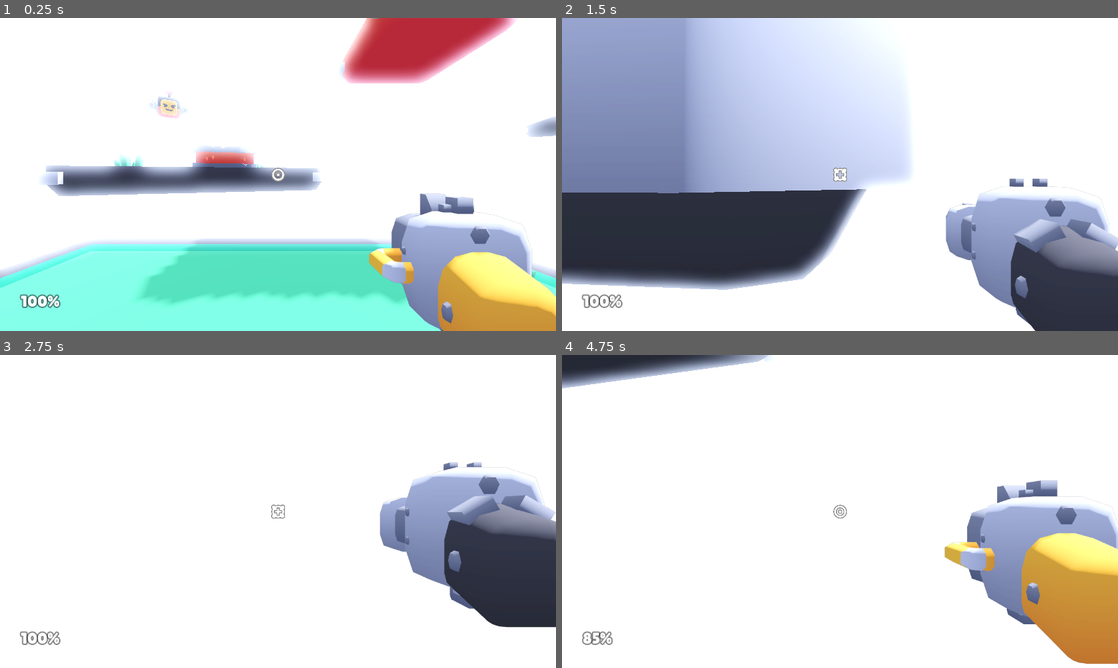
Above: before the commit, frames 1-4 (two rows, left to right).
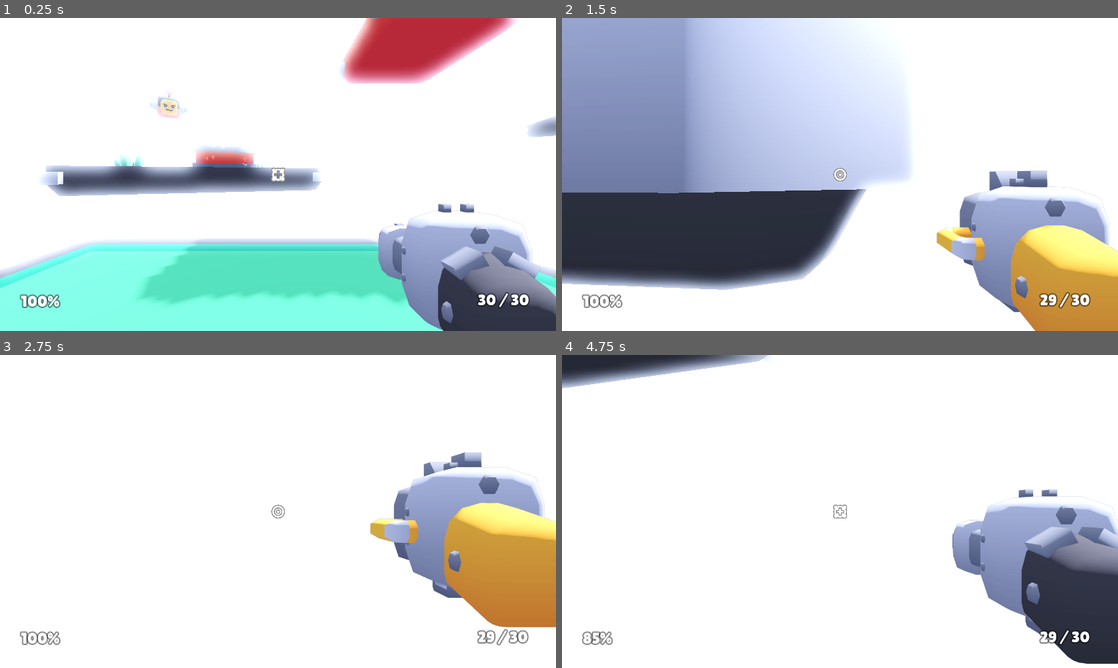
Above: after the commit, the same moments.

Repository: maidangkhanh/Blasher
Game: Godot game, scene res://scenes/main.tscn
Same seed, same stepped clock (60 frames per second), same inputs: the game is played once before the commit and once after it.
Inputs (mouse positions are in pixels of both pictures, inside the frame that each line leads up to):
- Up to frame 1 (0.25 s): no input
- Up to frame 2 (1.5 s): move the mouse to (867, 174) at 0.52 s; hold W (move_forward) from 0.53 s (still down); tap E (weapon_toggle) at 0.6 s; tap Space (jump) at 0.77 s; move the mouse to (812, 174) at 1.27 s; click (812, 174) at 1.35 s
- Up to frame 3 (2.75 s): keep holding W (move_forward); tap Space (jump) at 1.52 s; tap E (weapon_toggle) at 1.55, 2.1 s; move the mouse to (289, 505) at 2.02 s
- Up to frame 4 (4.75 s): keep holding W (move_forward); move the mouse to (834, 517) at 2.77 s; tap E (weapon_toggle) at 2.85, 3.8, 4.35 s; tap Space (jump) at 3.02, 3.77, 4.52 s; move the mouse to (878, 514) at 3.52 s; click (878, 514) at 3.6 s; move the mouse to (795, 508) at 4.27 s

The runs differ from the first frame. In frame 1, 6.2% of the frame differs, in the area x 48-100%, y 47-100%; in frame 2, 7.6%; in frame 3, 8.9%, in the area x 48-100%, y 31-93%; in frame 4, 8.0%.

Commit message:
Add files via upload

Diff:
--- a/Starter-Kit-FPS-44334edba0bd0d6efa00fbe5c6fe5b5813655302/objects/player.gd
+++ b/Starter-Kit-FPS-44334edba0bd0d6efa00fbe5c6fe5b5813655302/objects/player.gd
@@ -32,6 +32,9 @@
 var tween:Tween
 
 signal health_updated
+
+signal ammo_updated(ammo_description)
+signal finished_reload
 
 @onready var camera = $Head/Camera
 @onready var raycast = $Head/Camera/RayCast
@@ -39,6 +42,7 @@
 @onready var container = $Head/Camera/SubViewportContainer/SubViewport/CameraItem/Container
 @onready var sound_footsteps = $SoundFootsteps
 @onready var blaster_cooldown = $Cooldown
+@onready var reload_timer = $"Reload Timer"
 
 @export var crosshair:TextureRect
 
@@ -56,6 +60,8 @@
 
 	handle_controls(delta)
 	handle_gravity(delta)
+
+
 
 	# Movement
 
@@ -126,11 +132,14 @@
 
 	movement_velocity = input.normalized() * movement_speed
 
-
-
 	# Shooting
 
 	action_shoot()
+	# HUD displaying
+	if weapon != null:
+		if weapon.mag_empty() && reload_timer.is_stopped():
+			print("got here")
+			finished_reload.emit() # Signaling reloading is completed
 
 	# Jumping
 
@@ -176,7 +185,12 @@
 
 	if Input.is_action_pressed("shoot"):
 
-		if !blaster_cooldown.is_stopped(): return # Cooldown for shooting
+		if !blaster_cooldown.is_stopped() or !reload_timer.is_stopped(): return # Cooldown for shooting or in reloading
+
+		# Auto reload if press shoot while magazine is empty
+		if weapon.mag_empty() and reload_timer.is_stopped():
+			start_reload()
+			return
 
 		Audio.play(weapon.sound_shoot)
 
@@ -197,7 +211,8 @@
 		blaster_cooldown.start(weapon.cooldown)
 
 		# Shoot the weapon, amount based on shot count
-
+		weapon.shoot()
+		ammo_update()
 		for n in weapon.shot_count:
 
 			raycast.target_position.x = randf_range(-weapon.spread, weapon.spread)
@@ -236,6 +251,7 @@
 		initiate_change_weapon(weapon_index)
 
 		Audio.play("sounds/weapon_change.ogg")
+		ammo_update()
 
 # Initiates the weapon changing animation (tween)
 
@@ -276,11 +292,21 @@
 
 	raycast.target_position = Vector3(0, 0, -1) * weapon.max_distance
 	crosshair.texture = weapon.crosshair
+	ammo_update()
 
 func damage(amount):
-
 	health -= amount
 	health_updated.emit(health) # Update health on HUD
 
 	if health < 0:
 		get_tree().reload_current_scene() # Reset when out of health
+
+func start_reload():
+	reload_timer.start(weapon.reload_time)
+
+func ammo_update():
+	ammo_updated.emit(str(weapon.current_ammo) + " / " + str(weapon.max_ammo))
+
+func _on_finished_reload():
+	weapon.reload()
+	ammo_update()
--- a/Starter-Kit-FPS-44334edba0bd0d6efa00fbe5c6fe5b5813655302/objects/player.tscn
+++ b/Starter-Kit-FPS-44334edba0bd0d6efa00fbe5c6fe5b5813655302/objects/player.tscn
@@ -14,7 +14,7 @@
 [node name="Player" type="CharacterBody3D"]
 transform = Transform3D(1, 0, 0, 0, 1, 0, 0, 0, 1, 0, 0.5, 0)
 script = ExtResource("1_ffboj")
-weapons = Array[Resource("res://scripts/weapon.gd")]([ExtResource("3_kr4p8"), ExtResource("2_6epbw")])
+weapons = Array[Resource("res://scripts/weapon.gd")]([ExtResource("2_6epbw"), ExtResource("3_kr4p8")])
 
 [node name="Collider" type="CollisionShape3D" parent="."]
 transform = Transform3D(1, 0, 0, 0, 1, 0, 0, 0, 1, 0, 0.55, 0)
@@ -75,3 +75,7 @@
 
 [node name="Cooldown" type="Timer" parent="."]
 one_shot = true
+
+[node name="Reload Timer" type="Timer" parent="."]
+
+[connection signal="finished_reload" from="." to="." method="_on_finished_reload"]
--- a/Starter-Kit-FPS-44334edba0bd0d6efa00fbe5c6fe5b5813655302/scenes/main.tscn
+++ b/Starter-Kit-FPS-44334edba0bd0d6efa00fbe5c6fe5b5813655302/scenes/main.tscn
@@ -11,6 +11,12 @@
 [ext_resource type="PackedScene" uid="uid://d2g78tpqbyf5g" path="res://objects/enemy.tscn" id="8_7ty2f"]
 
 [sub_resource type="LabelSettings" id="LabelSettings_fpmwk"]
+font = ExtResource("3_w27de")
+font_size = 36
+outline_size = 12
+outline_color = Color(0, 0, 0, 0.470588)
+
+[sub_resource type="LabelSettings" id="LabelSettings_dq8fl"]
 font = ExtResource("3_w27de")
 font_size = 36
 outline_size = 12
@@ -57,6 +63,16 @@
 text = "100%"
 label_settings = SubResource("LabelSettings_fpmwk")
 vertical_alignment = 2
+
+[node name="Gun HUD" type="Node" parent="HUD"]
+
+[node name="Ammo" type="Label" parent="HUD/Gun HUD"]
+offset_left = 1100.0
+offset_top = 627.0
+offset_right = 1229.0
+offset_bottom = 672.0
+text = "30 / 30"
+label_settings = SubResource("LabelSettings_dq8fl")
 
 [node name="Enemies" type="Node" parent="."]
 
@@ -119,4 +135,5 @@
 
 [node name="Decoration" type="Node" parent="."]
 
+[connection signal="ammo_updated" from="Player" to="HUD" method="_on_player_ammo_updated"]
 [connection signal="health_updated" from="Player" to="HUD" method="_on_health_updated"]
--- a/Starter-Kit-FPS-44334edba0bd0d6efa00fbe5c6fe5b5813655302/scripts/hud.gd
+++ b/Starter-Kit-FPS-44334edba0bd0d6efa00fbe5c6fe5b5813655302/scripts/hud.gd
@@ -1,5 +1,9 @@
 extends CanvasLayer
 
+@onready var ammo_hud = $"Gun HUD/Ammo"
+
 func _on_health_updated(health):
+	$Health.text = str(health) + "%"
 
-	$Health.text = str(health) + "%"
+func _on_player_ammo_updated(ammo_description):
+	ammo_hud.text = str(ammo_description)
--- a/Starter-Kit-FPS-44334edba0bd0d6efa00fbe5c6fe5b5813655302/scripts/weapon.gd
+++ b/Starter-Kit-FPS-44334edba0bd0d6efa00fbe5c6fe5b5813655302/scripts/weapon.gd
@@ -14,9 +14,24 @@
 @export_range(0, 5) var spread: float = 0 # Spread of each shot
 @export_range(1, 5) var shot_count: int = 1 # Amount of shots
 @export_range(0, 50) var knockback: int = 20 # Amount of knockback
+@export var reload_time:float = 2 # Time to Reload
+@export var max_ammo:int = 30 # Maximum ammunitions
+var current_ammo: int = 30
 
 @export_subgroup("Sounds")
 @export var sound_shoot: String # Sound path
 
 @export_subgroup("Crosshair")
 @export var crosshair: Texture2D # Image of crosshair on-screen
+
+func _innit():
+	current_ammo = max_ammo
+
+func shoot():
+	current_ammo-=1
+
+func reload():
+	current_ammo = max_ammo
+
+func mag_empty():
+	return current_ammo <=0
--- a/Starter-Kit-FPS-44334edba0bd0d6efa00fbe5c6fe5b5813655302/weapons/blaster-repeater.tres
+++ b/Starter-Kit-FPS-44334edba0bd0d6efa00fbe5c6fe5b5813655302/weapons/blaster-repeater.tres
@@ -16,5 +16,7 @@
 spread = 0.5
 shot_count = 1
 knockback = 10
+reload_time = 2.0
+max_ammo = 30
 sound_shoot = "sounds/blaster_repeater.ogg"
 crosshair = ExtResource("1_hoqei")
--- a/Starter-Kit-FPS-44334edba0bd0d6efa00fbe5c6fe5b5813655302/weapons/blaster.tres
+++ b/Starter-Kit-FPS-44334edba0bd0d6efa00fbe5c6fe5b5813655302/weapons/blaster.tres
@@ -16,5 +16,7 @@
 spread = 1.0
 shot_count = 3
 knockback = 40
+reload_time = 2.0
+max_ammo = 30
 sound_shoot = "sounds/blaster.ogg"
 crosshair = ExtResource("1_2onsr")
Not shown: 1 places in Starter-Kit-FPS-44334edba0bd0d6efa00fbe5c6fe5b5813655302/scenes/main.tscn that only renumber resources
